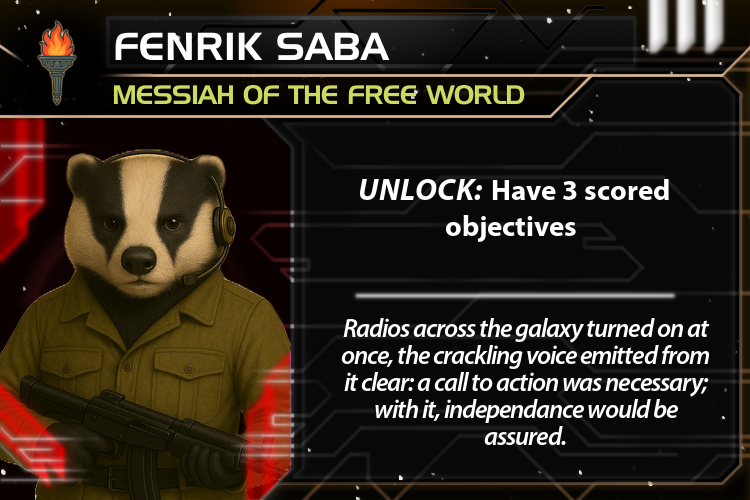
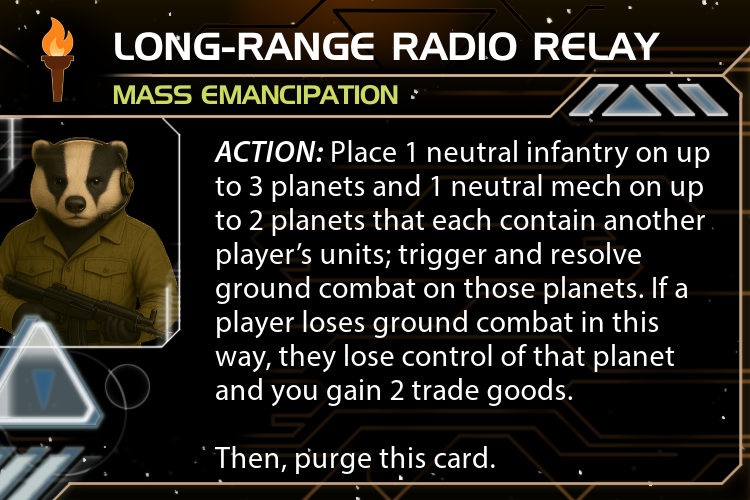
Layers edited between the first and the second 750×500 image:
hid "Pasted Layer copy" over [36, 19, 78, 107]
showed "icon.png copy" over [40, 17, 75, 103]
showed group "Hero U" (4 layers) over [113, 32, 710, 474]
renamed "ACTION: Choose any number of ..." to "ACTION: Place 1 neutral infant...", painted on it over [214, 140, 710, 474]
hid group "Hero L" (7 layers) over [113, 0, 729, 445]
showed "back HU" over [0, 0, 750, 500]
hid "back CL / HL" over [0, 0, 750, 500]
hid group "portrait hero" (2 layers) over [0, 135, 294, 500]
showed group "portrait hero small" (2 layers) over [0, 131, 182, 385]
hid group "Leader Circle" (2 layers) over [0, 114, 295, 500]